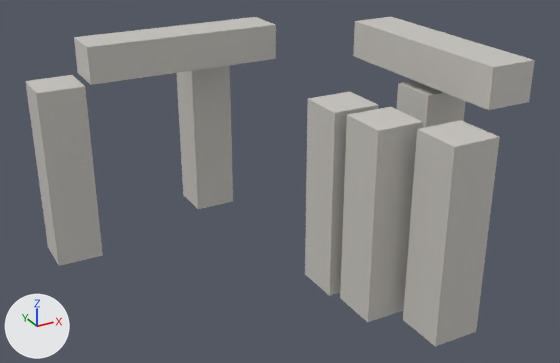
The glTF model public/studio/v2.15.0/d_stonehenge/model.glb: old version first, new version second.
Both versions are drawn from a camera (50 mm lens) standing at (-3.15, -6.08, 4.34) and looking at (0.46, 0.48, 1.06). The lights are fixed; the arrows at lower left show +X, +Y and +Z. The older version comes first. Where no turn or scale is listed for an object, it has been applied to the vertices.

In view in the first picture: 'part0', 'part1', 'part2', 'part3', 'part4', 'part5', 'part6', 'part7'.
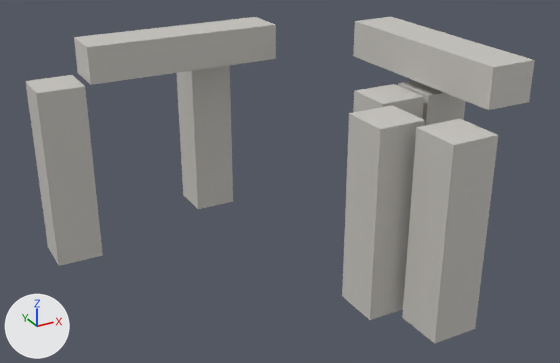
What changed in the scene script:
```text
Change me_geometry_3:
    used by ob_part3; location = (0.0, 0.0, 0.0)
    remove me_geometry_3.from_pydata(...)  # 8 vertices, 12 faces; spans x 0.64..1.14, y -0.25..0.25, z 0.0..2.0
    add me_geometry_3.from_pydata(...)  # 8 vertices, 12 faces; spans x 1.2..1.7, y -0.25..0.25, z 0.0..2.0
    me_geometry_3 part 1: the whole mesh is moved by (0.55, 0.0, 0.0)
Change me_geometry_5:
    used by ob_part5; location = (0.0, 0.0, 0.0)
    remove me_geometry_5.from_pydata(...)  # 8 vertices, 12 faces; spans x 1.04..1.54, y -1.48..-0.98, z 0.0..2.0
    add me_geometry_5.from_pydata(...)  # 8 vertices, 12 faces; spans x 1.06..1.56, y -1.44..-0.94, z 0.0..2.0
    me_geometry_5 part 2: the whole mesh is moved by (0.02, 0.04, 0.0)
```

Location of each change, [x1, y1, x2, y2] in pixels of the pictures (560 x 363 px):
'part5', moved: before [403, 120, 500, 346]; after [402, 119, 498, 344]
'part3', moved: before [305, 92, 379, 296]; after [353, 84, 424, 119]
